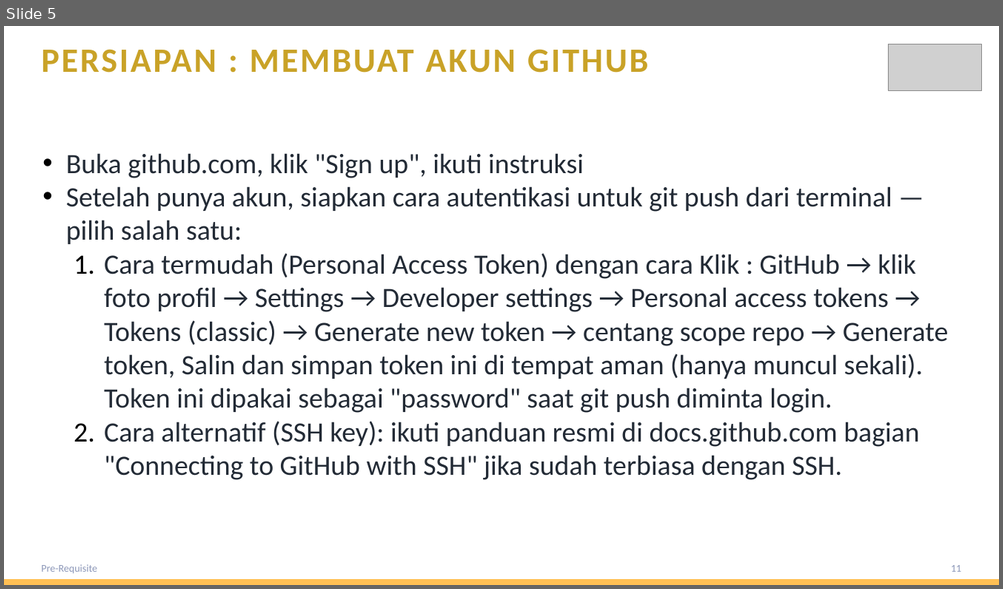
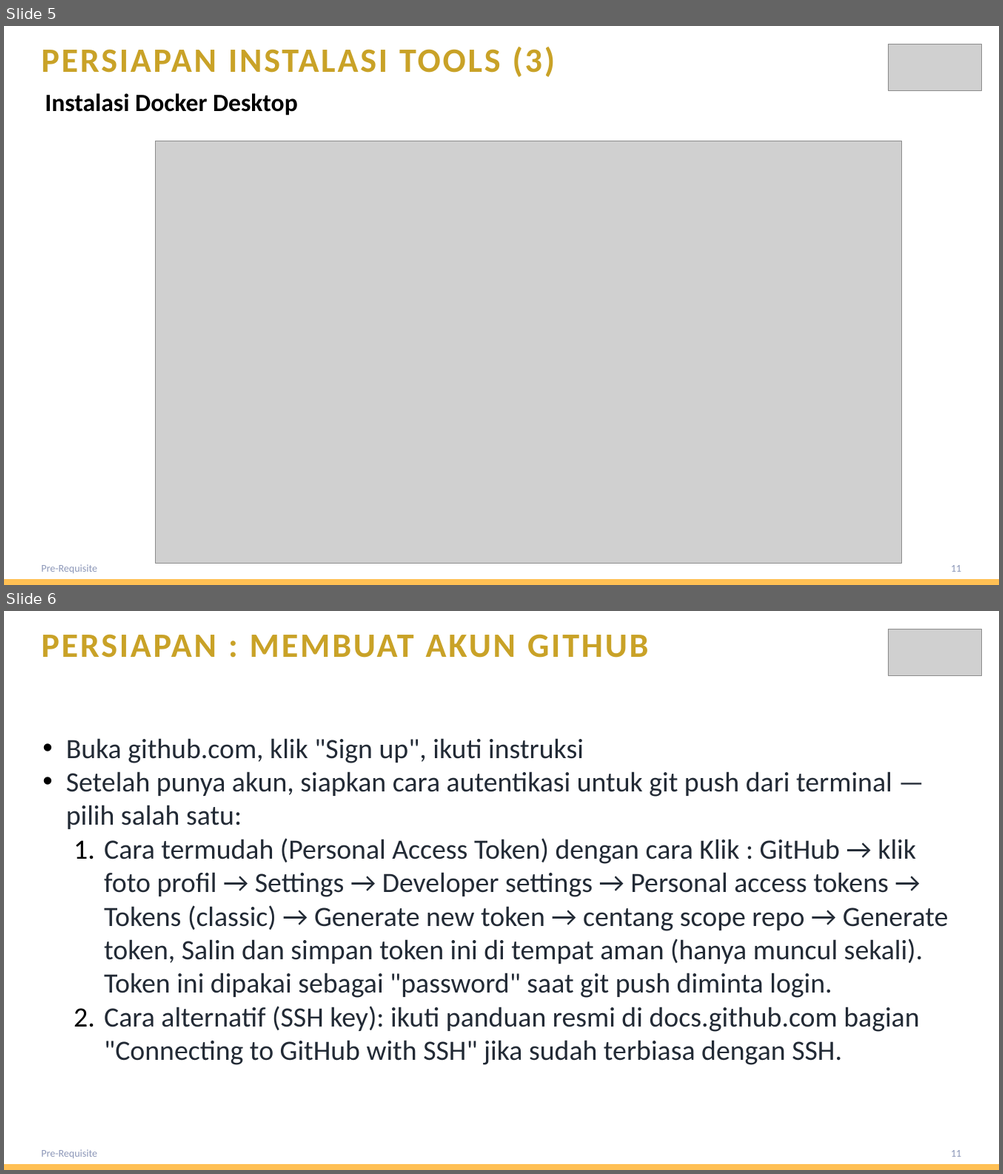
Before and after one commit to sigo3n/mlops-training, a slide deck: BNI Data Analytics Training - Day 20 - MLOps_PreRequisite_Hendrie.pptx. Shown one above the other, each under a label of ours: slide 5 before the commit, slides 5 and 6 after it. The pictures are 1003x589 and 1003x1174 pixels, drawn with LibreOffice and Linux fonts; fonts in the diff are those of the drawing; grey boxes stand for pictures; background and template pictures are left out. Boxes give left, top, right and bottom in pixels: in the first picture for what was removed or moved away, otherwise in the second. Text is boxed around its words. In the diff, an @@ line names an element or a change of style, - is before the commit and + after.

Commit message:
Update PreRequisite

```diff
--- a/BNI Data Analytics Training - Day 20 - MLOps_PreRequisite_Hendrie.pptx
+++ b/BNI Data Analytics Training - Day 20 - MLOps_PreRequisite_Hendrie.pptx
@@ slide 5 added at (4,26,999,585), background #FFFFFF; not listed: 1 template element that a slide beside it also shows @@
@@ text added at (41,47,555,77), 66 pt, text #C9A227, bold @@
+PERSIAPAN INSTALASI TOOLS (3)
@@ picture added at (888,44,981,90) @@
@@ text added at (45,93,298,116), 48 pt, text #000000, bold @@
+Instalasi Docker Desktop
@@ picture added at (156,141,901,563) @@
@@ text added at (41,565,97,574), 20 pt, text #8C97B8 @@
+Pre-Requisite
@@ text added at (950,565,961,572), 20 pt, text #8C97B8 @@
+11
@@ what was slide 5 is now slide 6 @@
```
Also in this commit, not shown: 3 slides changed.
